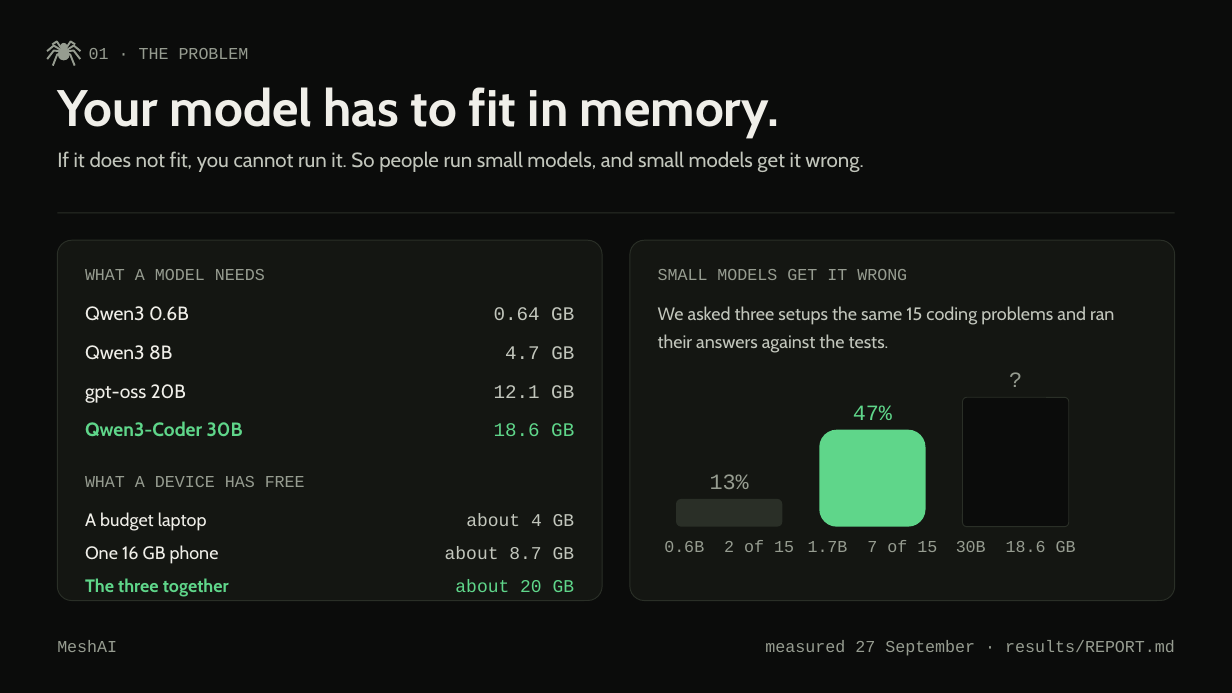
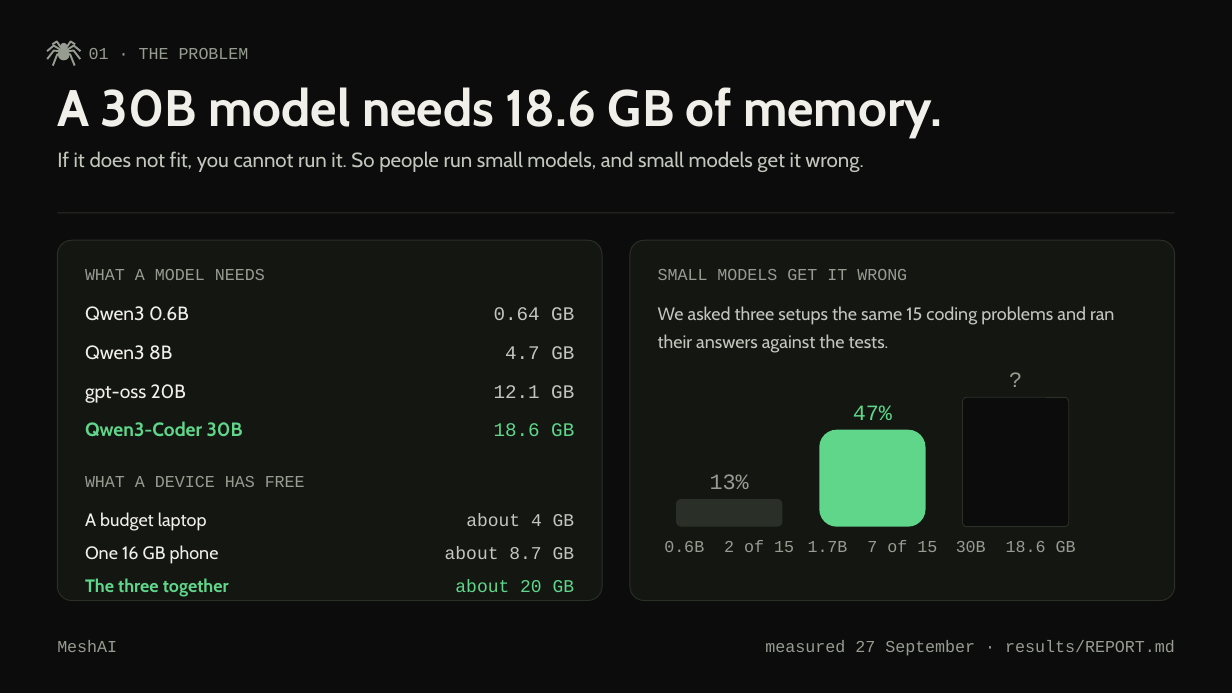
Before and after one commit to prajwal-gunnala/maynards, a slide deck: slide 2 of docs/deck-editable/MeshAI_Deck.pptx. Drawn at 1232x693 pixels with LibreOffice and Linux fonts; fonts in the diff are those of the drawing. Boxes give left, top, right and bottom in pixels: in the first picture for what was removed or moved away, otherwise in the second. Text is boxed around its words. In the diff, an @@ line names an element or a change of style, - is before the commit and + after.

```diff
--- a/docs/deck-editable/MeshAI_Deck.pptx
+++ b/docs/deck-editable/MeshAI_Deck.pptx
@@ text at <box>57,87,942,137</box>: text changed @@
-Your model has to fit in memory.
+A 30B model needs 18.6 GB of memory.
```
Also in this commit, not shown: 8 other slides changed, 3 slides added, 1 other file.
